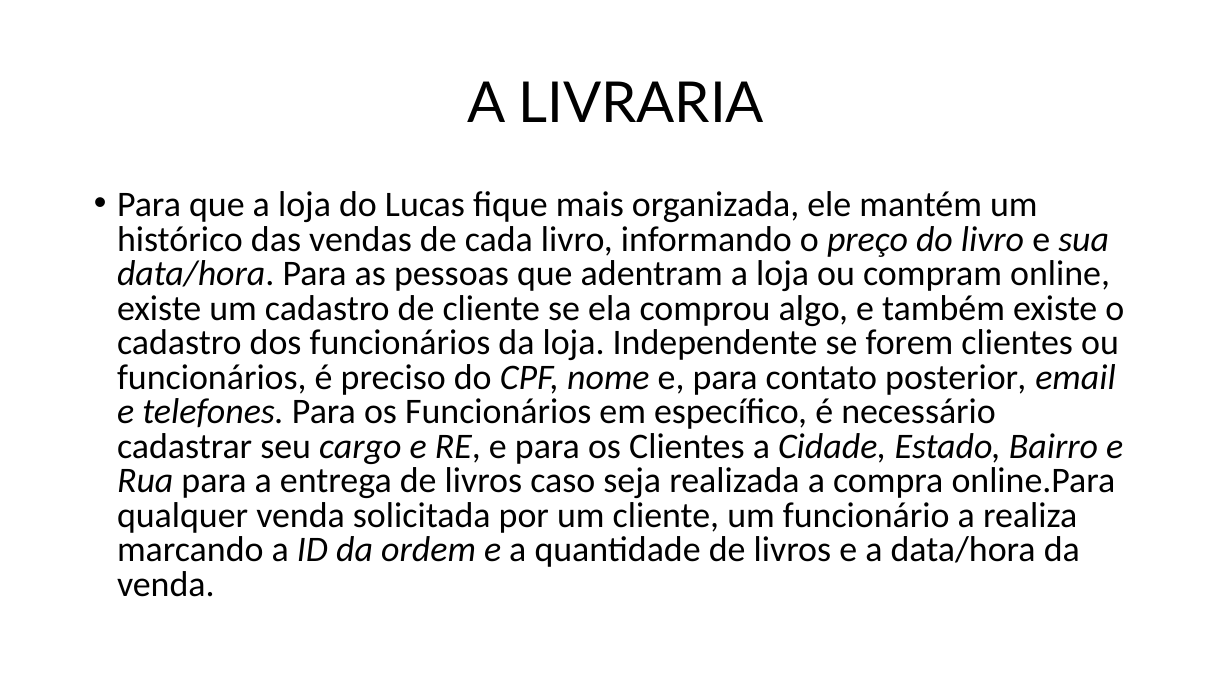
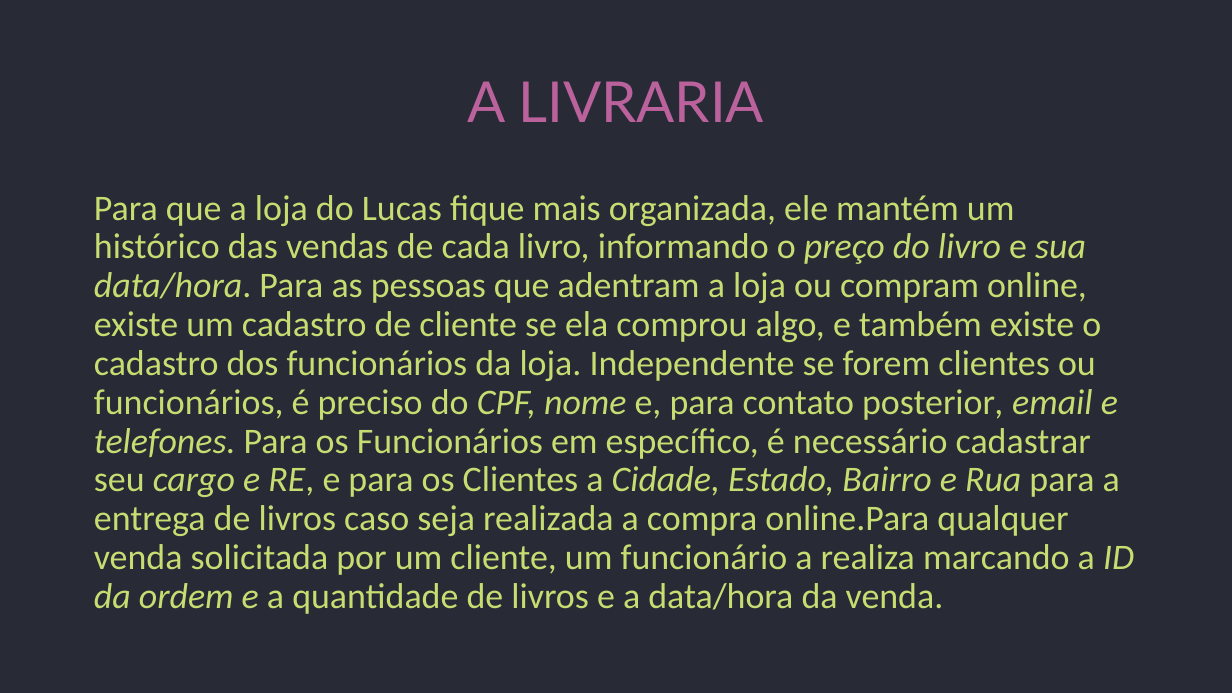
Before and after one commit to rpatricio-souza/Programacao_de_Banco_de_Dados, a slide deck: slide 3 of Projeto/Juliana.pptx. Drawn at 1232x693 pixels with LibreOffice and Linux fonts; fonts in the diff are those of the drawing; background and template pictures are left out. Boxes give left, top, right and bottom in pixels: in the first picture for what was removed or moved away, otherwise in the second. Text is boxed around its words. In the diff, an @@ line names an element or a change of style, - is before the commit and + after.

```diff
--- a/Projeto/Juliana.pptx
+++ b/Projeto/Juliana.pptx
@@ background picture (left out) to #282A36 @@
@@ title "A LIVRARIA" at <box>467,81,764,122</box>: text colour #000000 to #BB629C @@
@@ text "Para que a loja do ..." at <box>94,195,1134,614</box>: text colour #000000 to #C6DD71; bullet • to none; line spacing 0.8 to 0.9 @@
```
Also in this commit, not shown: 5 other slides changed, 15 slides added, 1 slide removed, 9 other files.
